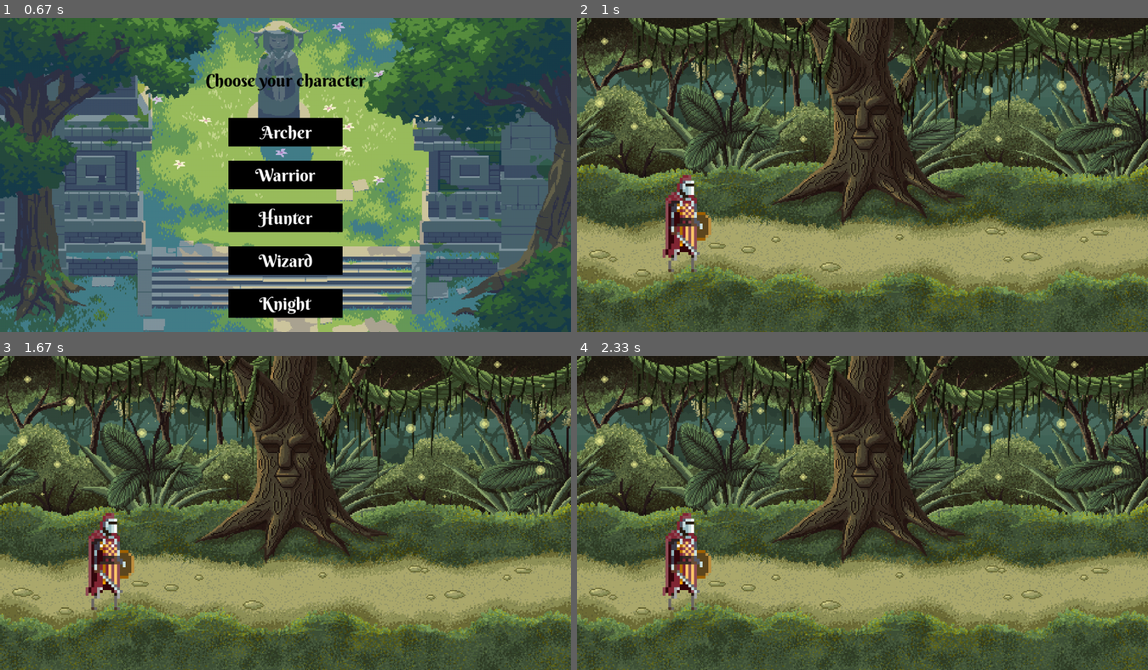
Above: before the commit, frames 1-4 (two rows, left to right).
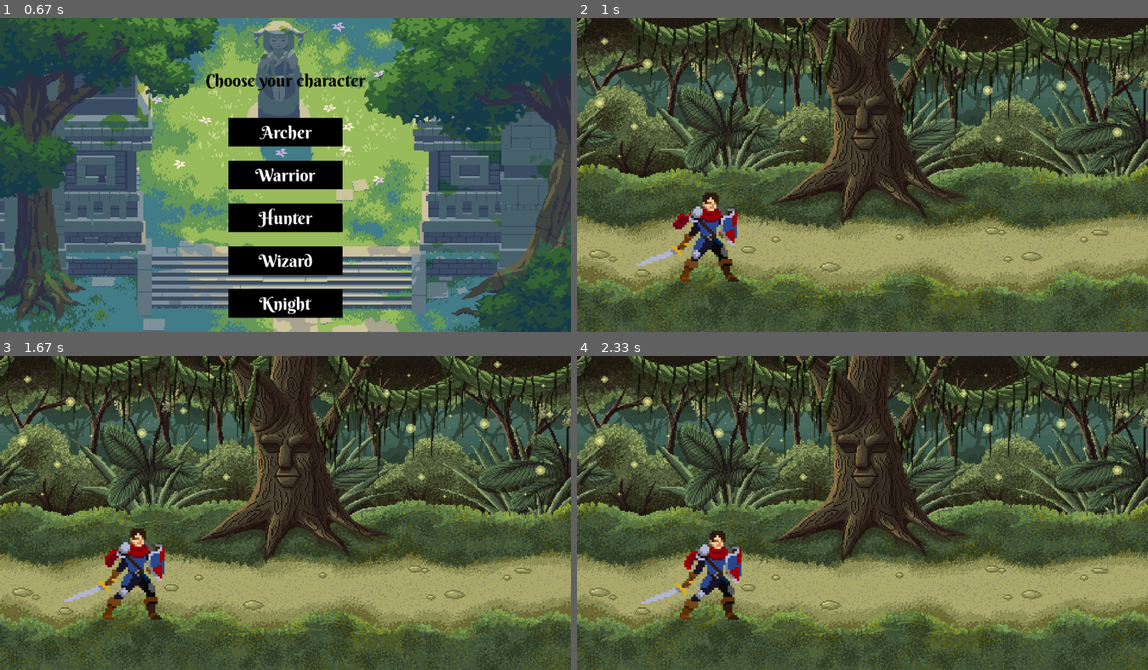
Above: after the commit, the same moments.

Repository: DouglasFernan/ProjetoPOOPygame
Game: pygame game, started from projeto.py
Same seed, same stepped clock (60 frames per second), same inputs: the game is played once before the commit and once after it.
Inputs (mouse positions are in pixels of both pictures, inside the frame that each line leads up to):
- Up to frame 1 (0.67 s): click (285, 175) at 0.38 s
- Up to frame 2 (1 s): click "Knight" at 0.72 s
- Up to frame 3 (1.67 s): no input
- Up to frame 4 (2.33 s): no input

Frame 1 is identical in both runs. In frame 2, 2.7% of the frame differs, in the area x 10-29%, y 49-85%; in frame 3, 2.8%; in frame 4, 2.9%, in the area x 11-29%, y 49-85%.

Commit message:
adicionando novo knight

Diff:
--- a/personagens.py
+++ b/personagens.py
@@ -137,24 +137,29 @@
 
 
 class Knight(Personagem, pygame.sprite.Sprite):
-    def __init__(self, sprite):
+    def __init__(self):
         pygame.sprite.Sprite.__init__(self)
         self.sprites = []
-        for i in range(4):
-            img = sprite.subsurface((i * 42, 0), (42, 42))
-            img = pygame.transform.scale(img, (42 * 5, 42 * 5))
-            self.sprites.append(img)
+        self.sprites.append(pygame.image.load("sprites/knight/HeroKnight_Idle_0.png"))
+        self.sprites.append(pygame.image.load("sprites/knight/HeroKnight_Idle_1.png"))
+        self.sprites.append(pygame.image.load("sprites/knight/HeroKnight_Idle_2.png"))
+        self.sprites.append(pygame.image.load("sprites/knight/HeroKnight_Idle_3.png"))
+        self.sprites.append(pygame.image.load("sprites/knight/HeroKnight_Idle_4.png"))
+        self.sprites.append(pygame.image.load("sprites/knight/HeroKnight_Idle_5.png"))
+        self.sprites.append(pygame.image.load("sprites/knight/HeroKnight_Idle_6.png"))
+        self.sprites.append(pygame.image.load("sprites/knight/HeroKnight_Idle_7.png"))
+        self.atual = 0
+        self.image = self.sprites[self.atual]
 
-        self.index_lista = 0
-        self.image = self.sprites[self.index_lista]
         self.rect = self.image.get_rect()
-        self.rect.topleft = (80, 250)
+        self.rect.topleft = 40, 250
 
     def update(self):
-        if self.index_lista > 3:
-            self.index_lista = 0
-        self.index_lista += 0.25
-        self.image = self.sprites[int(self.index_lista)]
+        self.atual = self.atual + 0.5
+        if self.atual >= len(self.sprites):
+            self.atual = 0
+        self.image = self.sprites[int(self.atual)]
+        self.image = pygame.transform.scale(self.image, (100*4, 55*4))
 
     def ataque_basico(self, alvo):
         pass
--- a/projeto.py
+++ b/projeto.py
@@ -36,7 +36,7 @@
 warrior = Warrior(sprite_warrior)
 wizard = Wizard(sprite_wizard)
 archer = Archer(sprite_archer)
-knight = Knight(sprite_knight)
+knight = Knight()
 
 # todas_as_sprites.add(wizard)
 # todas_as_sprites.add(hunter)
Binary file added: sprites/knight/HeroKnight_Idle_0.png
Binary file added: sprites/knight/HeroKnight_Idle_1.png
Binary file added: sprites/knight/HeroKnight_Idle_2.png
Binary file added: sprites/knight/HeroKnight_Idle_3.png
Binary file added: sprites/knight/HeroKnight_Idle_4.png
Binary file added: sprites/knight/HeroKnight_Idle_5.png
Binary file added: sprites/knight/HeroKnight_Idle_6.png
Binary file added: sprites/knight/HeroKnight_Idle_7.png
